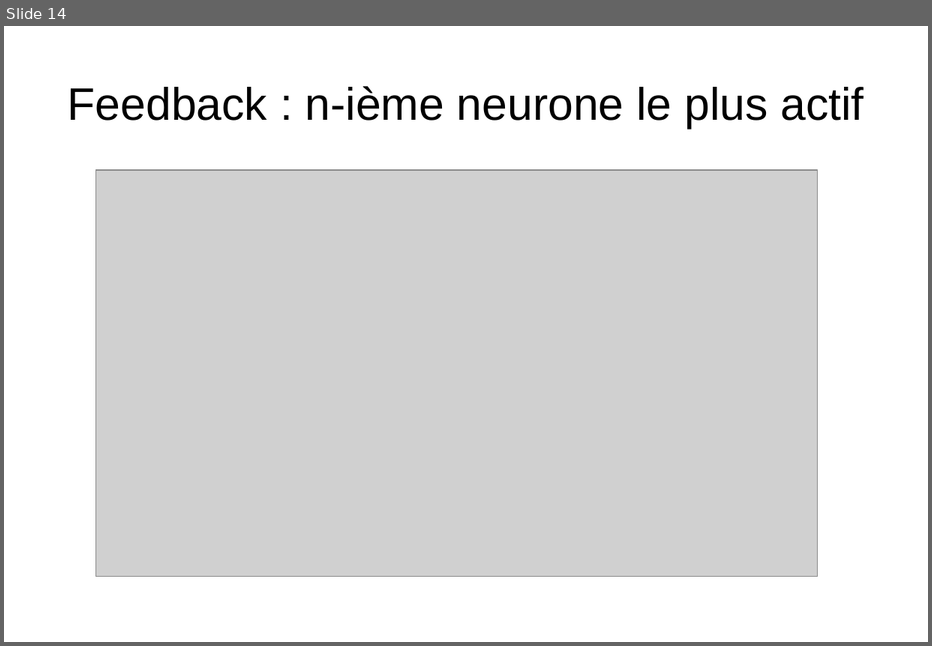
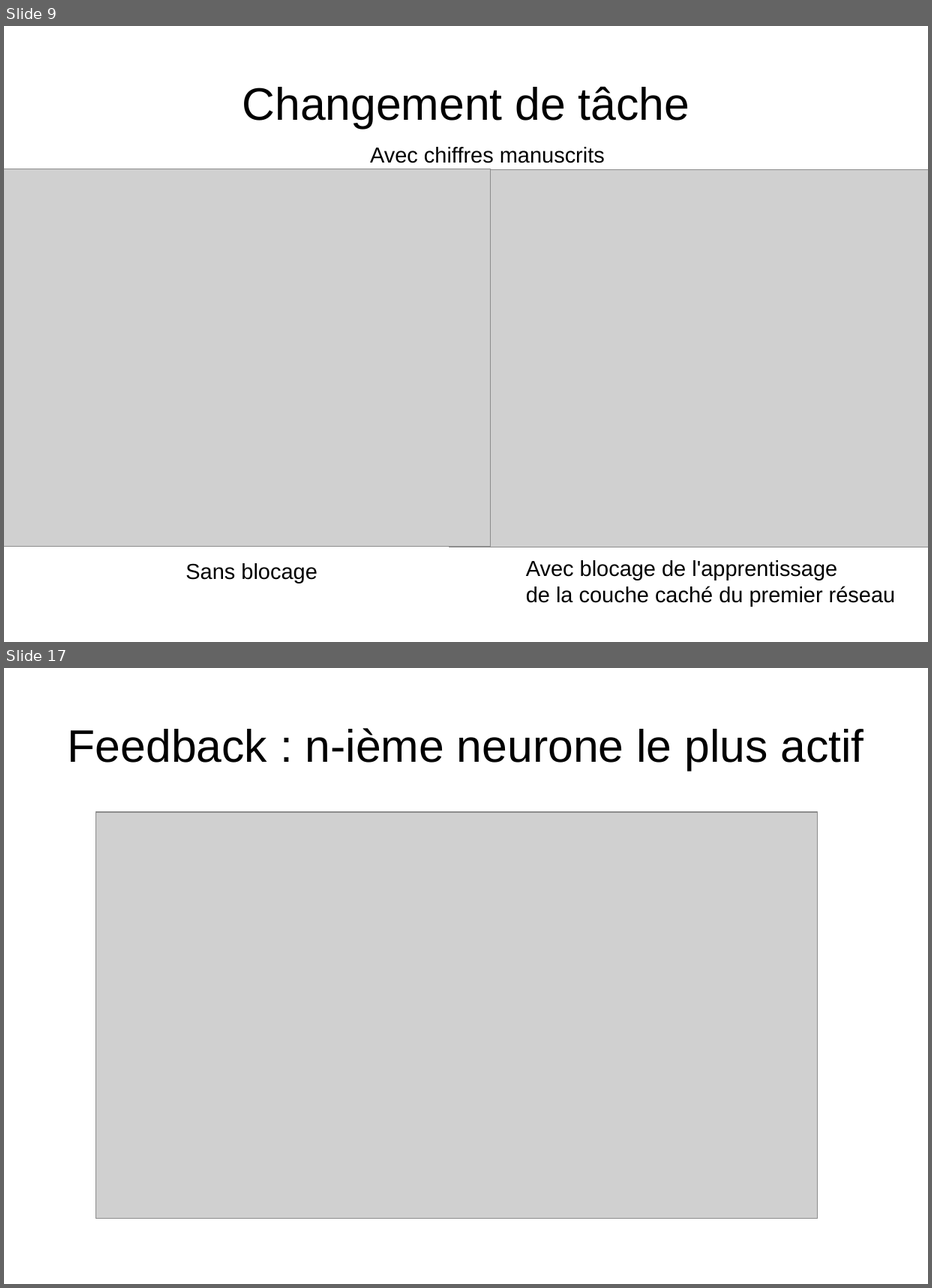
Before and after one commit to matthieu637/anne, a slide deck: exp/pre-presentation/pre-presentation.odp. Shown one above the other, each under a label of ours: slide 14 before the commit, slides 9 and 17 after it; the slides between them are not shown. The pictures are 932x646 and 932x1288 pixels, drawn with LibreOffice and Linux fonts; fonts in the diff are those of the drawing; grey boxes stand for pictures. Boxes give left, top, right and bottom in pixels: in the first picture for what was removed or moved away, otherwise in the second. Text is boxed around its words. In the diff, an @@ line names an element or a change of style, - is before the commit and + after.

```diff
--- a/exp/pre-presentation/pre-presentation.odp
+++ b/exp/pre-presentation/pre-presentation.odp
@@ slide 9 added at [4,26,928,642], background #FFFFFF @@
@@ title added at [242,87,690,129], 37.7 pt, text #000000 @@
+Changement de tâche
@@ text added at [370,147,605,163], 18 pt, text #000000 @@
+Avec chiffres manuscrits
@@ picture added at [4,169,491,546] @@
@@ picture added at [449,169,928,546] @@
@@ text added at [186,563,317,582], 18 pt, text #000000 @@
+Sans blocage
@@ text added at [526,560,896,606], 18 pt, text #000000 @@
+Avec blocage de l'apprentissage
+de la couche caché du premier réseau
@@ what was slide 14 is now slide 17 @@
```
Also in this commit, not shown: 11 slides changed, 5 other slides added, 2 slides removed, 1 other file.
